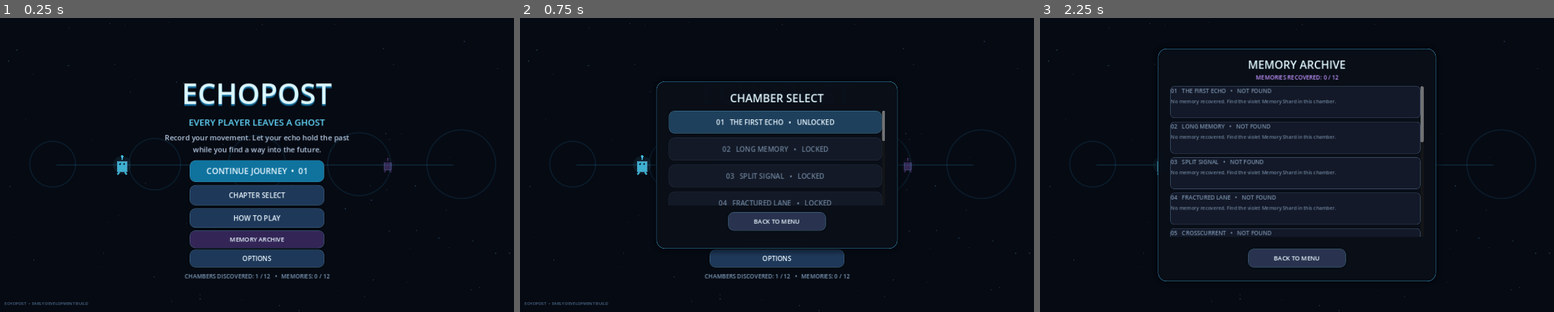
Above: before the commit, frames 1-3 (left to right).
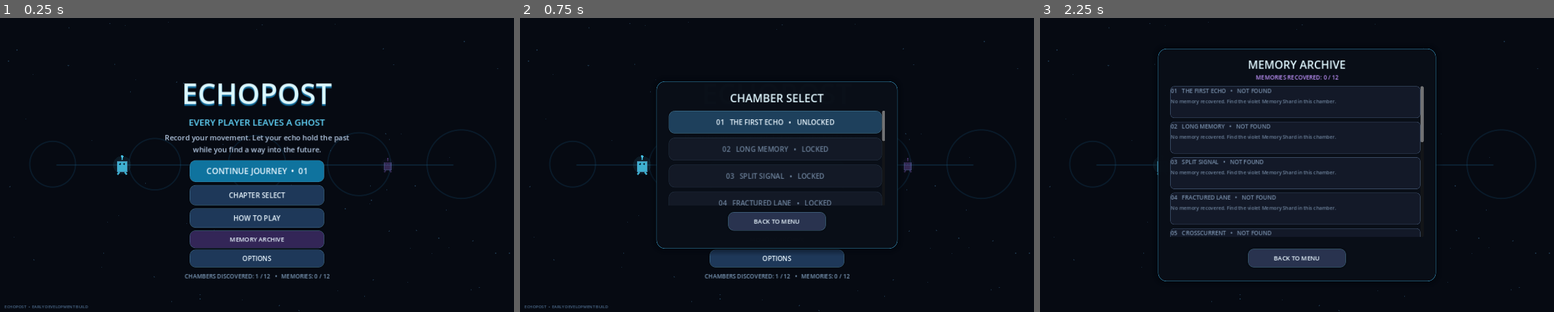
Above: after the commit, the same moments.

Repository: NinuGaming999/ECHOPOST
Game: Godot game, scene res://scenes/main.tscn
The game is run twice, just before and just after one commit, with the same random seed, the same clock (stepped at 60 frames per second) and the same inputs.
Inputs:
- Up to frame 1 (0.25 s): no input
- Up to frame 2 (0.75 s): click "CHAPTER SELECT" at 0.5 s
- Up to frame 3 (2.25 s): click "HOW TO PLAY" at 1.25 s; click "MEMORY ARCHIVE" at 2 s

The runs differ from the first frame. In frame 1, 0.2% of the frame differs, in the area x 0-18%, y 96-99%; in frame 2, 0.2%; in frame 3, nothing differs.

Commit message:
Refine compact landscape UI sizing and spacing

Diff:
--- a/scripts/game.gd
+++ b/scripts/game.gd
@@ -560,48 +560,87 @@
 
 
 func _layout_responsive_ui() -> void:
-	# The puzzle world uses a 1280×720 design space, while the UI follows the
-	# available viewport so wide landscape phones do not leave controls stranded.
+	# Keep the game world in its 1280×720 design space while the interactive
+	# interface adjusts to compact landscape screens and wider desktop windows.
 	if size.x <= 0.0 or size.y <= 0.0:
 		return
 	var center_x := size.x * 0.5
+	var compact_height := size.y < 620.0
+	var width_scale := clampf(size.x / 1280.0, 0.70, 1.0)
 	if is_instance_valid(menu_root):
-		for control_name in ["Title", "Tagline", "Intro", "Progress"]:
-			var control := menu_root.get_node_or_null(control_name) as Control
-			if control != null:
-				control.position.x = center_x - control.size.x * 0.5
+		var title := menu_root.get_node_or_null("Title") as Label
+		if title != null:
+			title.size.x = minf(1080.0, size.x - 32.0)
+			title.position = Vector2(center_x - title.size.x * 0.5, 64.0 if compact_height else 135.0)
+			title.add_theme_font_size_override("font_size", clampi(roundi(70.0 * width_scale), 38, 70))
+		var tagline := menu_root.get_node_or_null("Tagline") as Label
+		if tagline != null:
+			tagline.size.x = minf(920.0, size.x - 40.0)
+			tagline.position = Vector2(center_x - tagline.size.x * 0.5, 132.0 if compact_height else 235.0)
+			tagline.add_theme_font_size_override("font_size", clampi(roundi(22.0 * width_scale), 14, 22))
+		var intro := menu_root.get_node_or_null("Intro") as Label
+		if intro != null:
+			intro.size.x = minf(780.0, size.x - 64.0)
+			intro.position = Vector2(center_x - intro.size.x * 0.5, 170.0 if compact_height else 280.0)
+			intro.add_theme_font_size_override("font_size", clampi(roundi(18.0 * width_scale), 13, 18))
+		var progress := menu_root.get_node_or_null("Progress") as Label
+		if progress != null:
+			progress.size.x = minf(800.0, size.x - 32.0)
+			progress.position = Vector2(center_x - progress.size.x * 0.5, size.y - 60.0 if compact_height else 619.0)
 		for button_name in ["StartButton", "ChaptersButton", "HowToPlayButton", "MemoryArchiveButton", "OptionsButton"]:
-			var centered_button := menu_root.get_node_or_null(button_name) as Control
-			if centered_button != null:
-				centered_button.position.x = center_x - centered_button.size.x * 0.5
+			var centered_button := menu_root.get_node_or_null(button_name) as Button
+			if centered_button == null:
+				continue
+			centered_button.size.x = minf(330.0, size.x - 48.0)
+			centered_button.position.x = center_x - centered_button.size.x * 0.5
+		if compact_height:
+			var compact_button_names := ["StartButton", "ChaptersButton", "HowToPlayButton", "MemoryArchiveButton", "OptionsButton"]
+			var compact_top := size.y * 0.41
+			var compact_gap := clampf(size.y * 0.083, 44.0, 50.0)
+			for i in range(compact_button_names.size()):
+				var compact_button := menu_root.get_node_or_null(compact_button_names[i]) as Button
+				if compact_button != null:
+					compact_button.position.y = compact_top + float(i) * compact_gap
+					compact_button.size.y = 44.0
 		var version_label := menu_root.get_node_or_null("Version") as Control
 		if version_label != null:
-			version_label.position.y = size.y - 32.0
+			version_label.position.y = size.y - 24.0
 	if is_instance_valid(game_hud):
+		if is_instance_valid(level_title_label):
+			level_title_label.size.x = minf(570.0, size.x * 0.43)
 		if is_instance_valid(echo_status_label):
 			echo_status_label.position.x = size.x - 475.0
 		if is_instance_valid(pause_button):
 			pause_button.position = Vector2(size.x - 170.0, 12.0)
 		if is_instance_valid(level_hint_label):
-			level_hint_label.size.x = maxf(620.0, size.x - 380.0)
+			level_hint_label.size.x = maxf(420.0, size.x - 380.0)
 		if is_instance_valid(status_label):
-			status_label.position = Vector2(center_x - 370.0, size.y - 110.0)
+			status_label.size.x = clampf(size.x - 540.0, 420.0, 740.0)
+			status_label.position = Vector2(center_x - status_label.size.x * 0.5, size.y - 110.0)
 		var move_tip := game_hud.get_node_or_null("MoveTip") as Control
 		if move_tip != null:
 			move_tip.position.y = size.y - 105.0
-		var bottom_menu_control := game_hud.get_node_or_null("MenuButton") as Control
-		var record_control := game_hud.get_node_or_null("RecordButton") as Control
-		var latch_control := game_hud.get_node_or_null("LatchSwitchBButton") as Control
-		var reset_control := game_hud.get_node_or_null("ResetButton") as Control
+		var bottom_menu_control := game_hud.get_node_or_null("MenuButton") as Button
+		var record_control := game_hud.get_node_or_null("RecordButton") as Button
+		var latch_control := game_hud.get_node_or_null("LatchSwitchBButton") as Button
+		var reset_control := game_hud.get_node_or_null("ResetButton") as Button
 		var bottom_y := size.y - 66.0
+		var nav_width := clampf(size.x * 0.105, 112.0, 150.0)
+		var action_width := clampf(size.x * 0.21, 205.0, 270.0)
+		var action_gap := clampf(size.x * 0.015, 10.0, 18.0)
+		var side_margin := maxf(18.0, size.x * 0.025)
 		if bottom_menu_control != null:
-			bottom_menu_control.position.y = bottom_y
+			bottom_menu_control.size.x = nav_width
+			bottom_menu_control.position = Vector2(side_margin, bottom_y)
 		if record_control != null:
-			record_control.position = Vector2(center_x - 260.0, bottom_y)
+			record_control.size.x = action_width
+			record_control.position = Vector2(center_x - action_width - action_gap * 0.5, bottom_y)
 		if latch_control != null:
-			latch_control.position = Vector2(center_x + 40.0, bottom_y)
+			latch_control.size.x = action_width
+			latch_control.position = Vector2(center_x + action_gap * 0.5, bottom_y)
 		if reset_control != null:
-			reset_control.position = Vector2(size.x - 280.0, bottom_y)
+			reset_control.size.x = nav_width
+			reset_control.position = Vector2(size.x - side_margin - nav_width, bottom_y)
 	_layout_centered_panels()
 
 
